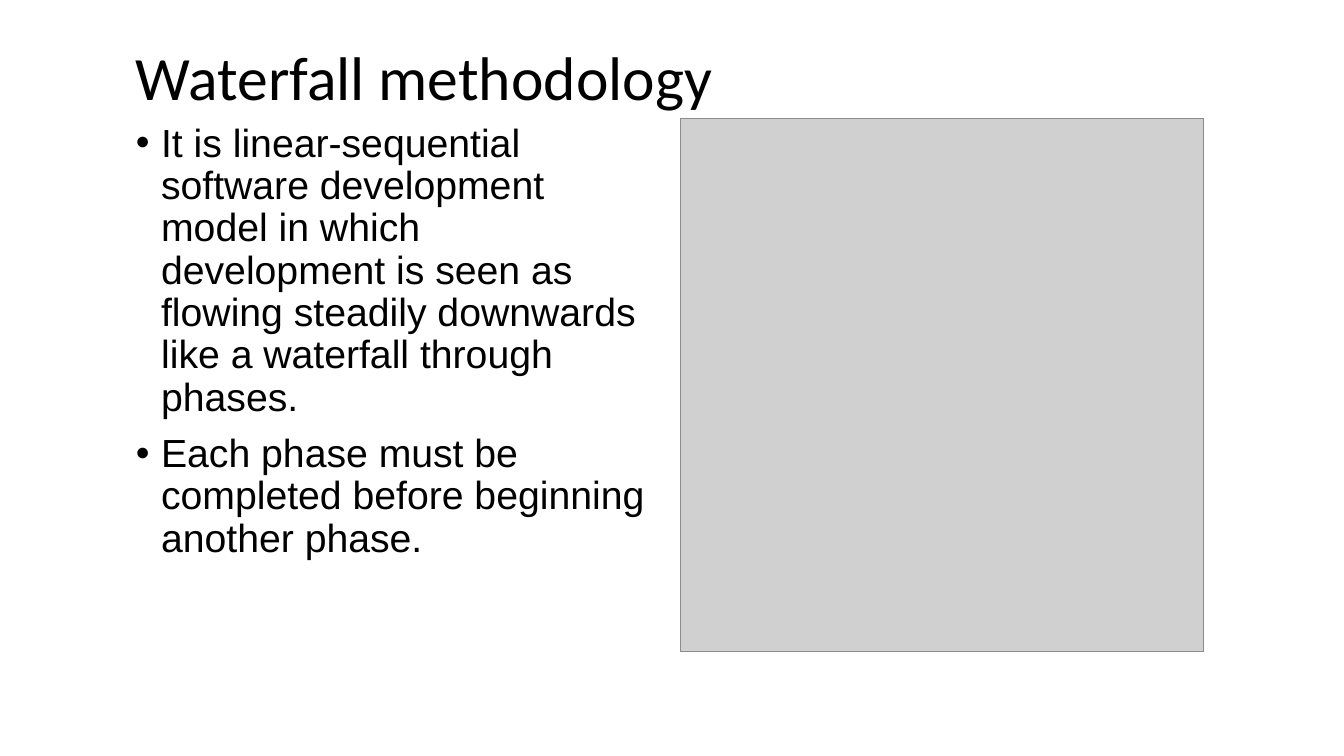
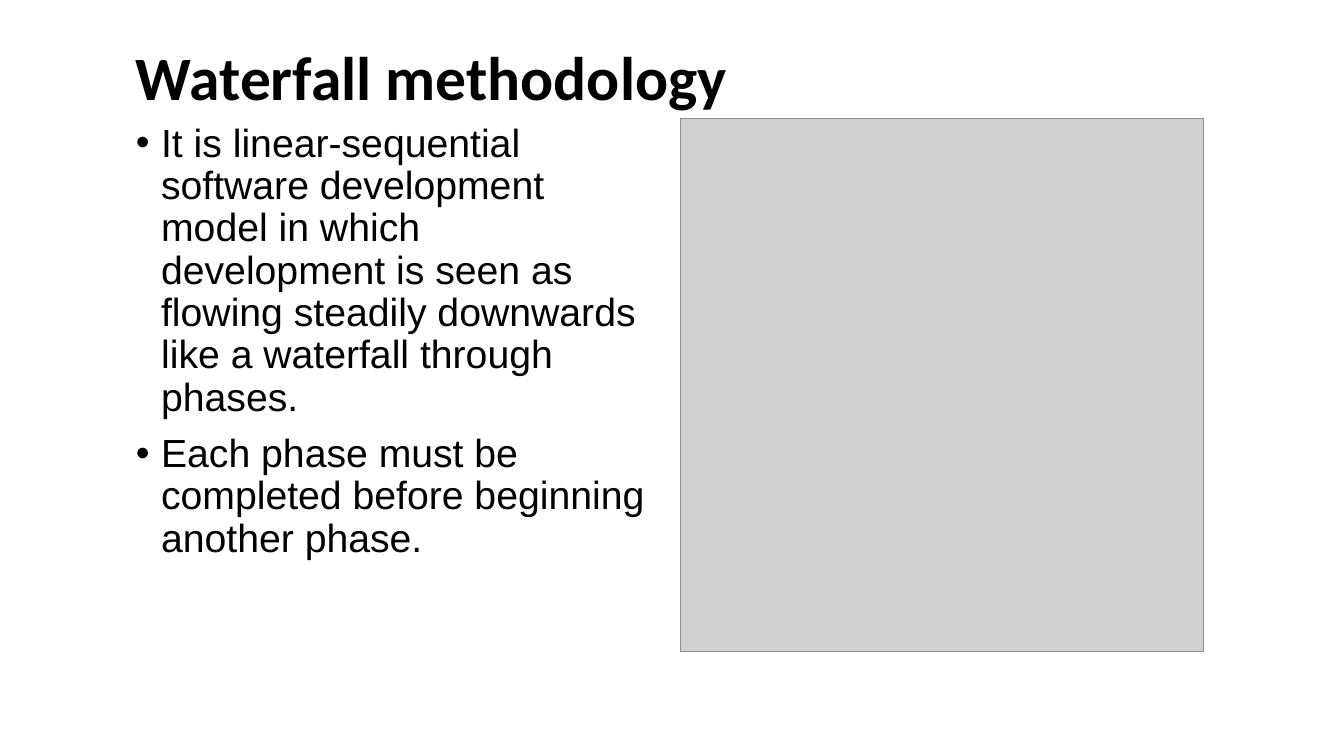
Before and after one commit to sdaisyna/PharmacyMS, a slide deck: slide 12 of Design/Medino Pharmacy.pptx. Drawn at 1344x756 pixels with LibreOffice and Linux fonts; fonts in the diff are those of the drawing; grey boxes stand for pictures. Boxes give left, top, right and bottom in pixels: in the first picture for what was removed or moved away, otherwise in the second. Text is boxed around its words. In the diff, an @@ line names an element or a change of style, - is before the commit and + after.

```diff
--- a/Design/Medino Pharmacy.pptx
+++ b/Design/Medino Pharmacy.pptx
@@ title "Waterfall methodology" at [136,56,727,111]: bold on @@
```
Also in this commit, not shown: 15 other slides changed, 8 slides added, 12 slides removed, 2 other files.
